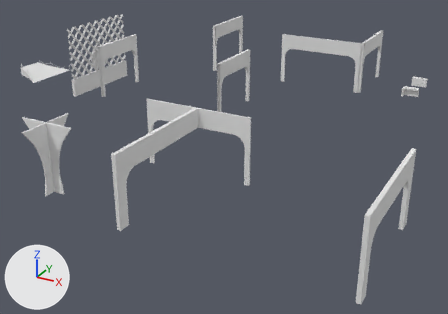
Two versions of the OBJ model Year3-Game/Assets/_Objects/LargeMapAssets/Map3Extras.obj, one commit apart.
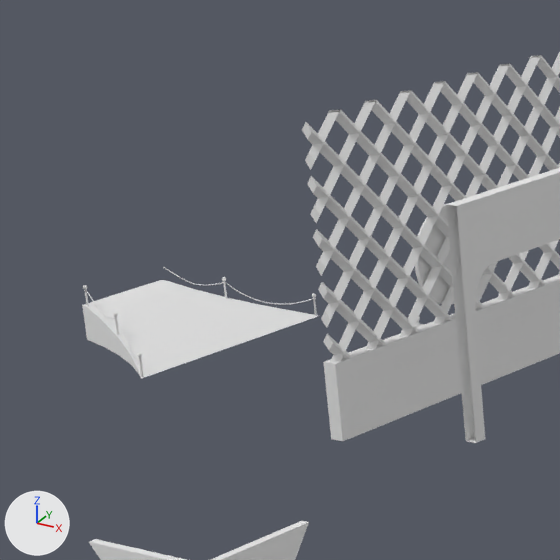
Each version is shown whole from a 50 mm lens placed at (55.5, -58.6, 23.0), pointed at (26.1, -5.1, -3.8), then close up on the part from 1% to 27% of the width and 1% to 39% of the height. Every picture has the same lights, and +X, +Y and +Z are marked at lower left. Where no turn or scale is listed for an object, it has been applied to the vertices.

In view in the first close-up: 'Cube.011', 'Cube.023_Cube.000', 'Cube.033_Cube.000', 'Cube.036_Cube.000', 'Cylinder.002', 'Plane.001', 'Plane.023_Plane.000', 'Rope.001_Torus.000', 'Rope.002_Torus.000', 'Sphere.005', 'Sphere.006', 'Sphere.007'.
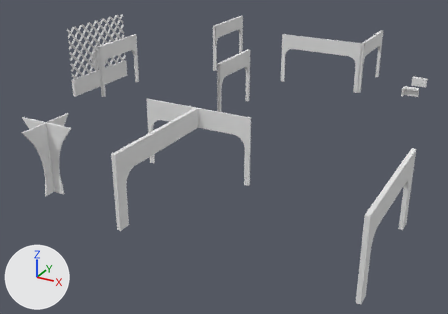
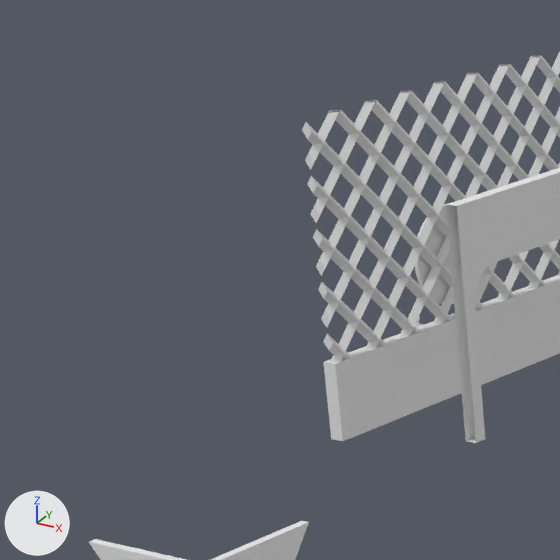
Commit message: More Map updates

Pixel boxes [x1, y1, x2, y2] of what changed, in the close-ups (560 x 560 px):
```json
{"object": "Cube.023_Cube.000", "change": "deleted", "before": [82, 280, 318, 379]}
{"object": "Sphere.007", "change": "deleted", "before": [83, 285, 144, 377]}
{"object": "Rope.002_Torus.000", "change": "deleted", "before": [226, 282, 313, 305]}
{"object": "Sphere.006", "change": "deleted", "before": [312, 293, 317, 316]}
{"object": "Rope.001_Torus.000", "change": "deleted", "before": [163, 266, 223, 285]}
{"object": "Sphere.005", "change": "deleted", "before": [222, 277, 227, 299]}
```

The change, as JSON lines over the scene's bpy script:
```json
{"op": "remove", "block": "ob_cube_023_cube_000", "code": ["ob_cube_023_cube_000 = bpy.data.objects.new('Cube.023_Cube.000', me_cube_023_cube_000)", "ob_cube_023_cube_000.location = (0.0, 0.0, 0.0)"]}
{"op": "remove", "block": "ob_rope_001_torus_000", "code": ["ob_rope_001_torus_000 = bpy.data.objects.new('Rope.001_Torus.000', me_rope_001_torus_000)", "ob_rope_001_torus_000.location = (0.0, 0.0, 0.0)"]}
{"op": "remove", "block": "ob_rope_002_torus_000", "code": ["ob_rope_002_torus_000 = bpy.data.objects.new('Rope.002_Torus.000', me_rope_002_torus_000)", "ob_rope_002_torus_000.location = (0.0, 0.0, 0.0)"]}
{"op": "remove", "block": "ob_sphere_005", "code": ["ob_sphere_005 = bpy.data.objects.new('Sphere.005', me_sphere_005)", "ob_sphere_005.location = (0.0, 0.0, 0.0)"]}
{"op": "remove", "block": "ob_sphere_006", "code": ["ob_sphere_006 = bpy.data.objects.new('Sphere.006', me_sphere_006)", "ob_sphere_006.location = (0.0, 0.0, 0.0)"]}
{"op": "remove", "block": "ob_sphere_007", "code": ["ob_sphere_007 = bpy.data.objects.new('Sphere.007', me_sphere_007)", "ob_sphere_007.location = (0.0, 0.0, 0.0)"]}
```
